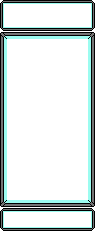
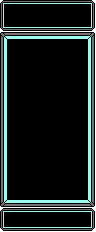
Comparing the layer stacks of the two 96x232 images. Changes:
added layer "back #2" above "back" over [4, 4, 91, 227]
